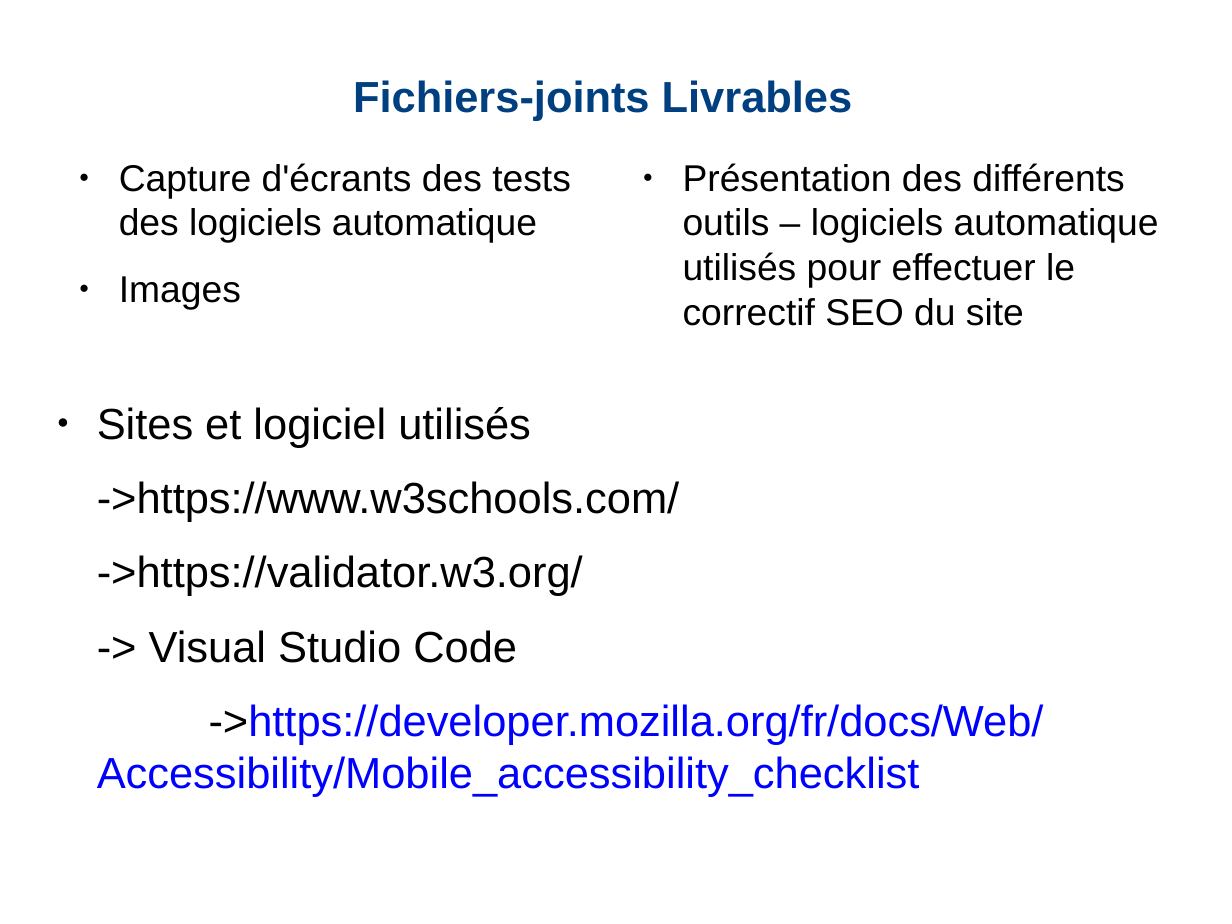
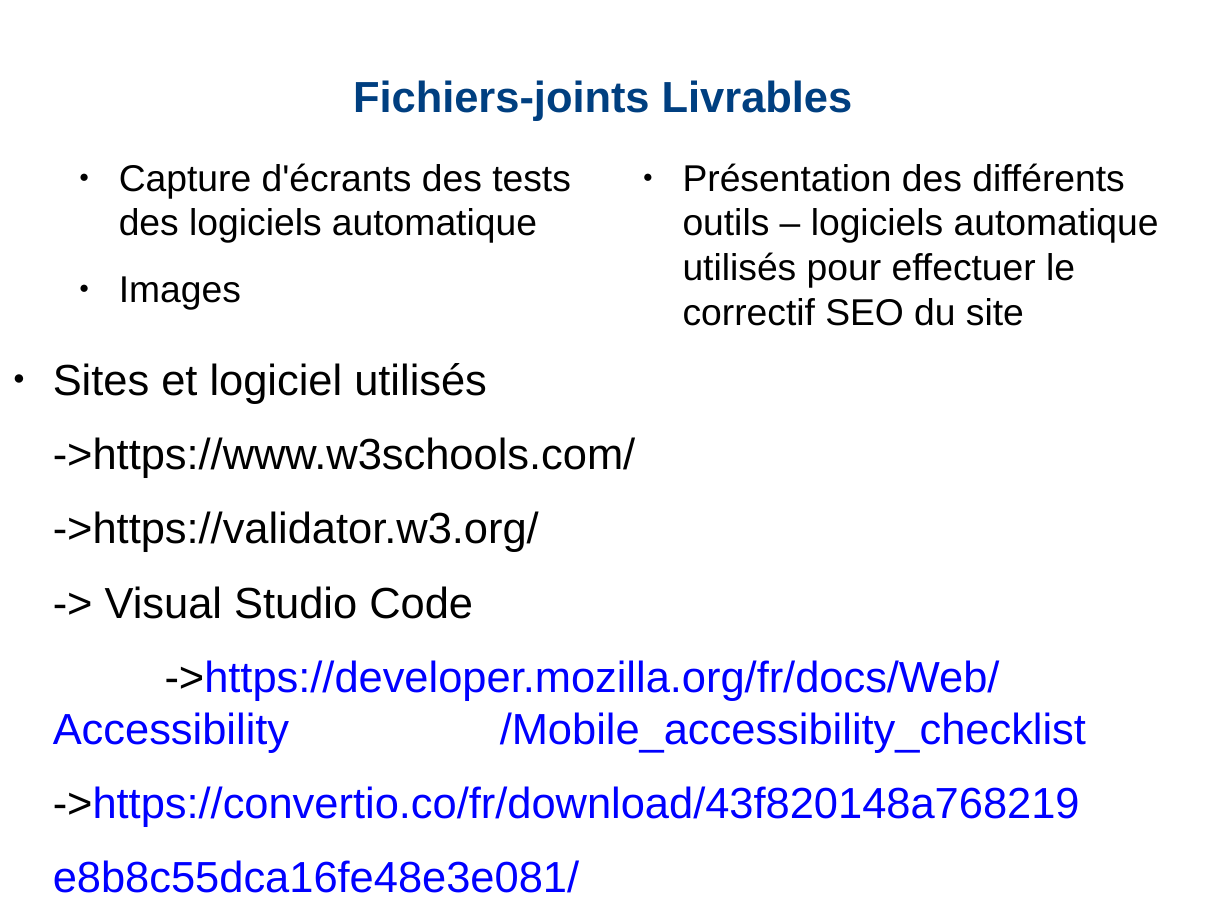
Before and after one commit to RavotCyril/-RavotCyril_4-Correction_12052021, a slide deck: slide 8 of P4_01_Présentation.docx.odp. Drawn at 1232x924 pixels with LibreOffice and Linux fonts; fonts in the diff are those of the drawing. Boxes give left, top, right and bottom in pixels: in the first picture for what was removed or moved away, otherwise in the second. Text is boxed around its words. In the diff, an @@ line names an element or a change of style, - is before the commit and + after.

```diff
--- a/P4_01_Présentation.docx.odp
+++ b/P4_01_Présentation.docx.odp
@@ text "Sites et logiciel utilisés": place and size @@
-text "Sites et logiciel utilisés" at bbox=[97, 407, 1044, 797]
+text "Sites et logiciel utilisés" at bbox=[53, 363, 1086, 893]
@@ text at bbox=[53, 660, 1086, 893]: text changed @@
-->https://developer.mozilla.org/fr/docs/Web/Accessibility/Mobile_accessibility_checklist
+->https://developer.mozilla.org/fr/docs/Web/Accessibility /Mobile_accessibility_checklist
+->https://convertio.co/fr/download/43f820148a768219
+e8b8c55dca16fe48e3e081/
```
Also in this commit, not shown: 1 other file.
